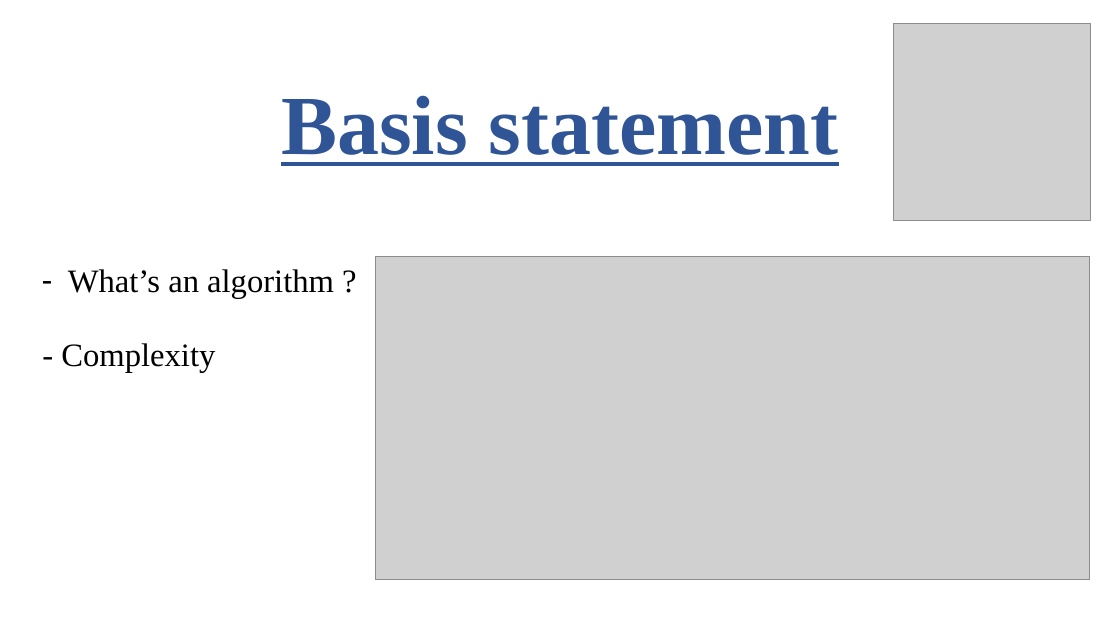
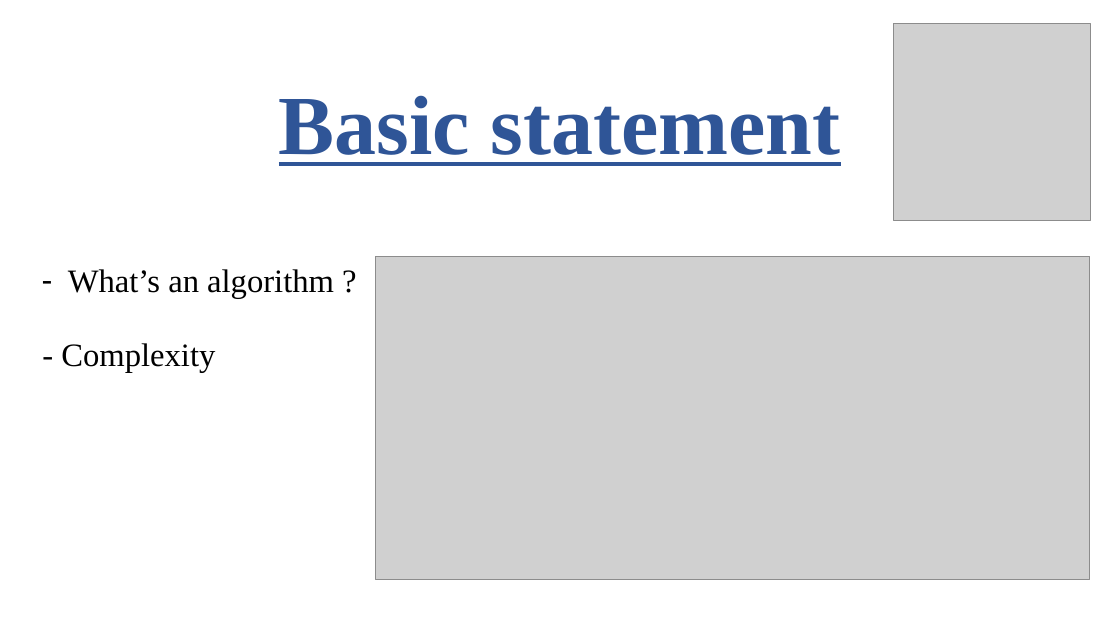
Before and after one commit to robinengels/Anglais, a slide deck: slide 10 of Anglais.pptx. Drawn at 1120x630 pixels with LibreOffice and Linux fonts; fonts in the diff are those of the drawing; grey boxes stand for pictures. Boxes give left, top, right and bottom in pixels: in the first picture for what was removed or moved away, otherwise in the second. Text is boxed around its words. In the diff, an @@ line names an element or a change of style, - is before the commit and + after.

```diff
--- a/Anglais.pptx
+++ b/Anglais.pptx
@@ text at [279, 95, 841, 166]: text changed @@
-Basis statement
+Basic statement
```
Also in this commit, not shown: 9 other slides changed.
